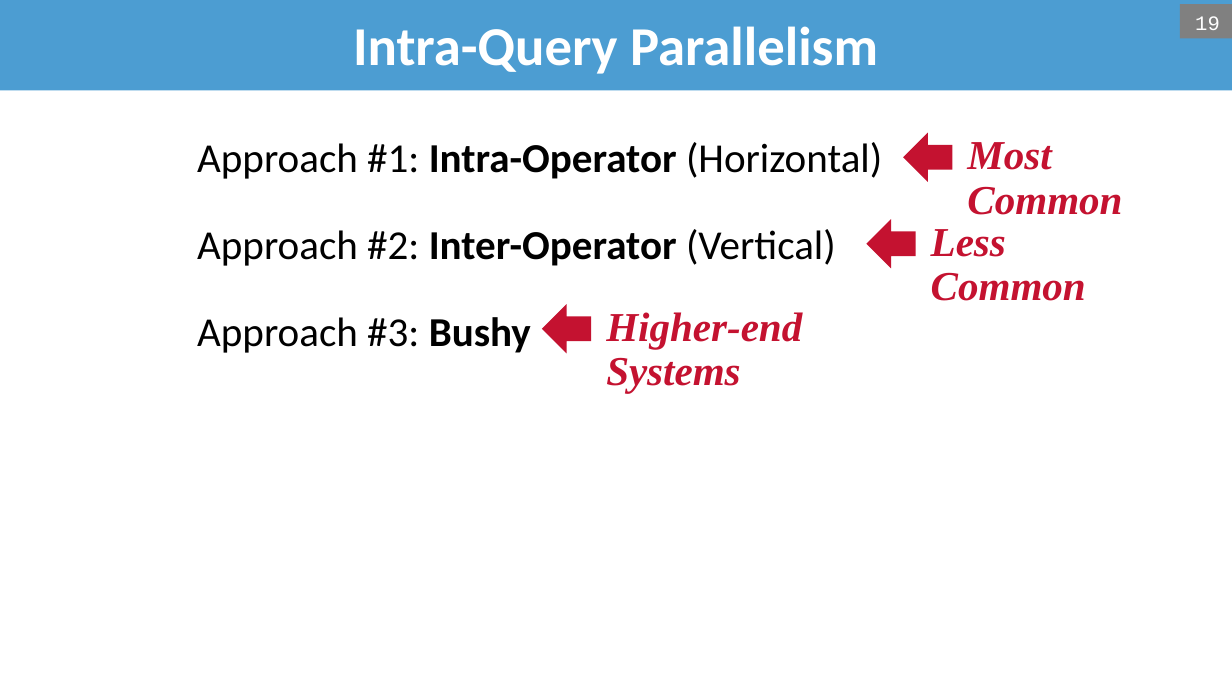
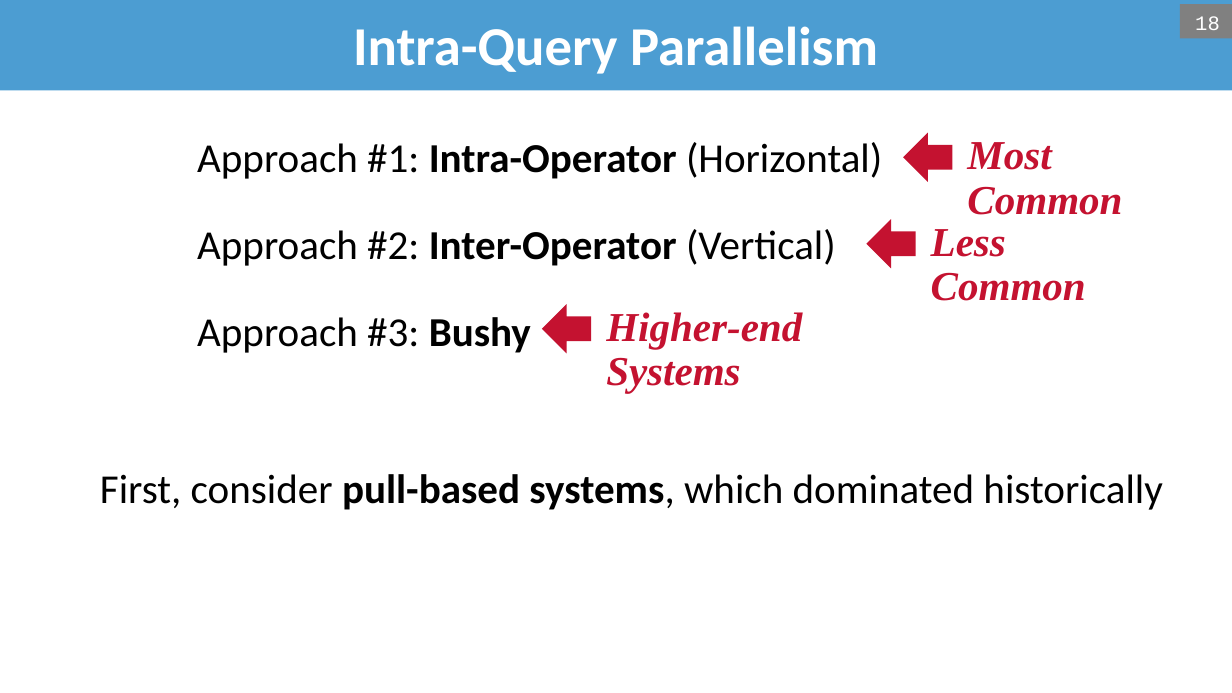
Before and after one commit to bsb20/bsb20.github.io, a slide deck: slide 18 of docs/421_f26/lectures/L14_parallel_execution.pptx (slide 19 before the commit). Drawn at 1232x693 pixels with LibreOffice and Linux fonts; fonts in the diff are those of the drawing; background and template pictures are left out. Boxes give left, top, right and bottom in pixels: in the first picture for what was removed or moved away, otherwise in the second. Text is boxed around its words. In the diff, an @@ line names an element or a change of style, - is before the commit and + after.

```diff
--- a/docs/421_f26/lectures/L14_parallel_execution.pptx
+++ b/docs/421_f26/lectures/L14_parallel_execution.pptx
@@ page number at (1195, 16, 1220, 30): text changed @@
-19
+18
@@ text added at (100, 474, 1162, 510), 24 pt, text #000000 @@
+First, consider pull-based systems, which dominated historically
```
Also in this commit, not shown: 7 other slides changed, 2 slides added, 1 slide removed, 1 other file.
